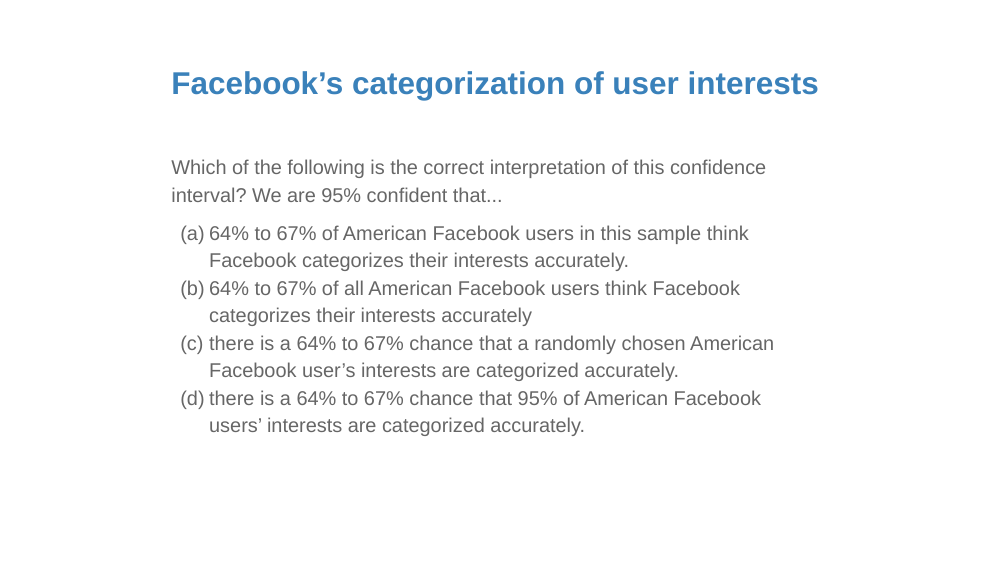
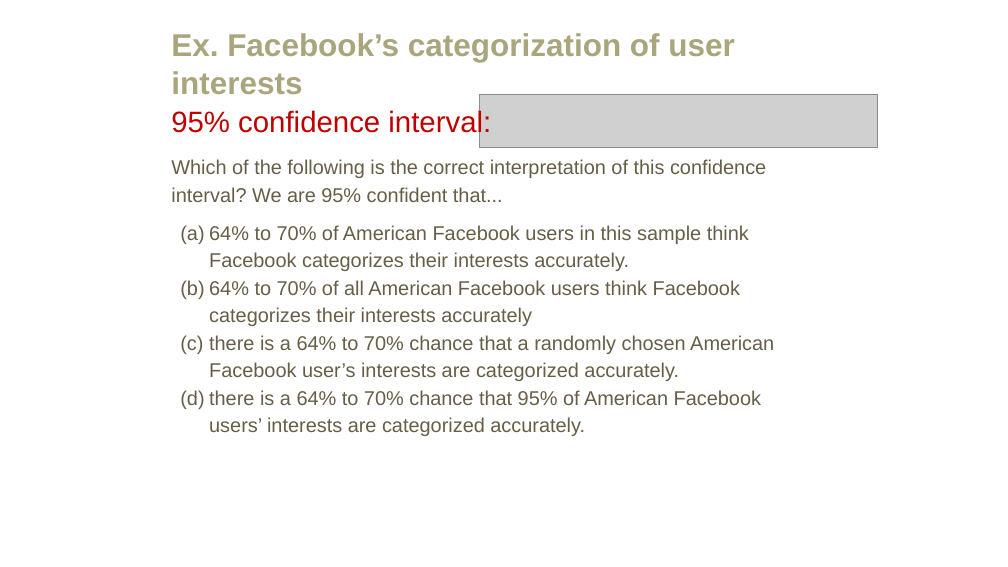
Before and after one commit to amosca01/MATH108-F23, a slide deck: slide 39 of slides/08-confidence-intervals.pptx (slide 22 before the commit). Drawn at 1008x567 pixels with LibreOffice and Linux fonts; fonts in the diff are those of the drawing; grey boxes stand for pictures. Boxes give left, top, right and bottom in pixels: in the first picture for what was removed or moved away, otherwise in the second. Text is boxed around its words. In the diff, an @@ line names an element or a change of style, - is before the commit and + after.

```diff
--- a/slides/08-confidence-intervals.pptx
+++ b/slides/08-confidence-intervals.pptx
@@ title at [171,33,734,94]: text changed; text colour #3A81BA to #A9A57C @@
-Facebook’s categorization of user interests
+Ex. Facebook’s categorization of user interests
@@ text added at [171,109,491,138], 28 pt, text #C00000 @@
+95% confidence interval:
@@ picture added at [479,95,878,147] @@
@@ text at [171,159,766,202]: text colour #666666 to #675E47 in "Which of the following is the correct ..." @@
@@ text at [209,225,774,436]: text changed; text colour #666666 to #675E47 @@
-(a) 64% to 67% of American Facebook users in this sample think Facebook categorizes their interests accurately.
-(b) 64% to 67% of all American Facebook users think Facebook categorizes their interests accurately
-(c) there is a 64% to 67% chance that a randomly chosen American Facebook user’s interests are categorized accurately.
-(d) there is a 64% to 67% chance that 95% of American Facebook users’ interests are categorized accurately.
+(a) 64% to 70% of American Facebook users in this sample think Facebook categorizes their interests accurately.
+(b) 64% to 70% of all American Facebook users think Facebook categorizes their interests accurately
+(c) there is a 64% to 70% chance that a randomly chosen American Facebook user’s interests are categorized accurately.
+(d) there is a 64% to 70% chance that 95% of American Facebook users’ interests are categorized accurately.
```
Also in this commit, not shown: 21 other slides changed, 17 slides added, 20 slides removed, 4 other files.
